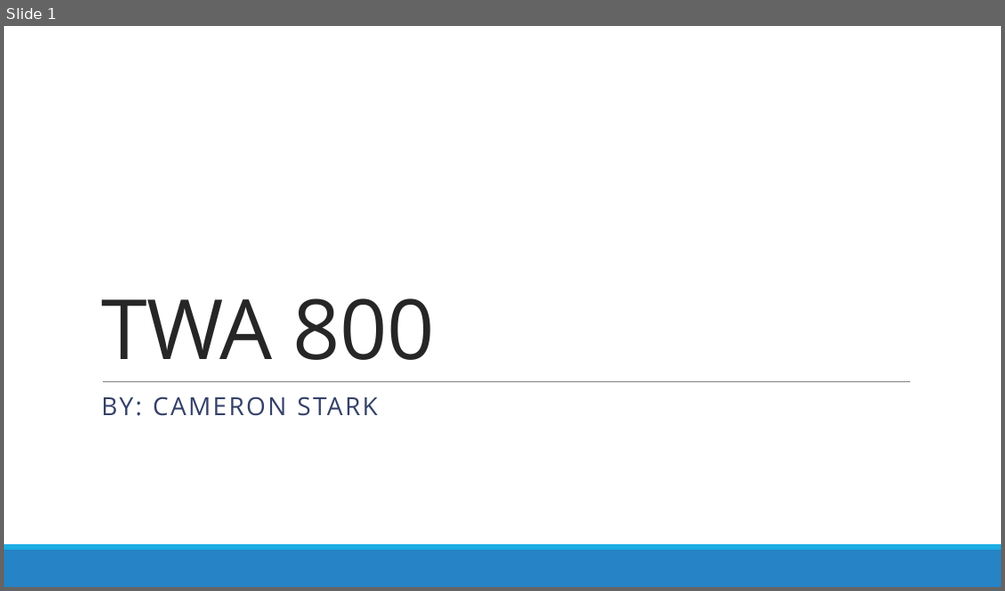
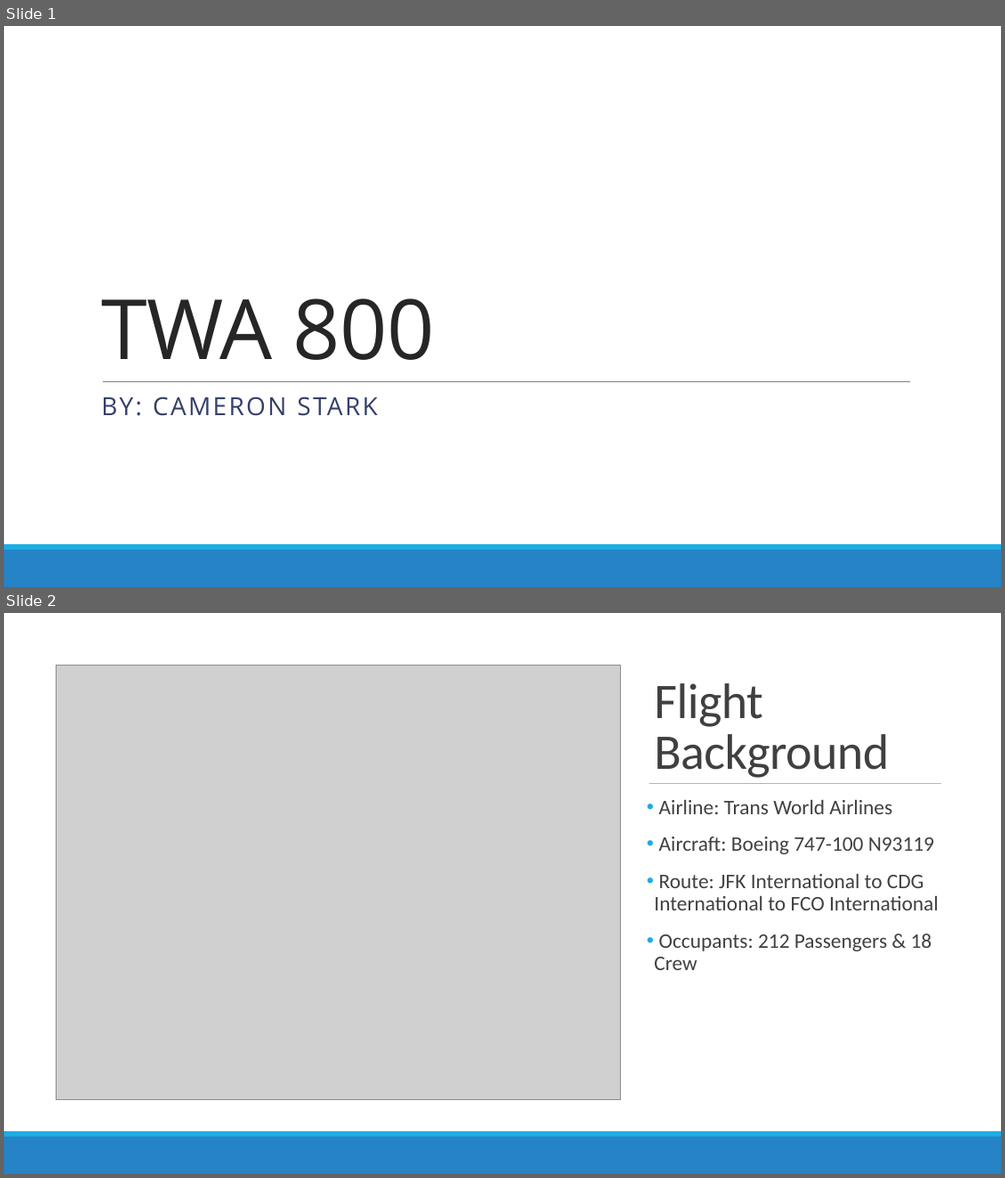
Before and after one commit to starkc1/Fall_2019, a slide deck: CEC300/Stark_Presentation.pptx. Shown one above the other, each under a label of ours: slide 1 before the commit, slides 1 and 2 after it. The pictures are 1005x591 and 1005x1178 pixels, drawn with LibreOffice and Linux fonts; fonts in the diff are those of the drawing; grey boxes stand for pictures. Boxes give left, top, right and bottom in pixels: in the first picture for what was removed or moved away, otherwise in the second. Text is boxed around its words. In the diff, an @@ line names an element or a change of style, - is before the commit and + after.

```diff
--- a/CEC300/Stark_Presentation.pptx
+++ b/CEC300/Stark_Presentation.pptx
@@ slide 2 added at [4,613,1001,1174], background #FFFFFF @@
@@ rectangle added at [4,613,1001,1131], fill #FFFFFF @@
@@ picture added at [56,666,621,1100] @@
@@ title added at [654,683,889,778], 48 pt, text #404040 @@
+Flight Background
@@ line added from (649, 784) to (941, 784), #808080 0.5 pt @@
@@ text added at [654,800,938,970], 20 pt, text #404040 @@
+• Airline: Trans World Airlines
+• Aircraft: Boeing 747-100 N93119
+• Route: JFK International to CDG International to FCO International
+• Occupants: 212 Passengers & 18 Crew
@@ rectangle added at [4,1131,1001,1136], fill #1CADE4 @@
@@ rectangle added at [4,1136,1001,1174], fill #2683C6 @@
```
Also in this commit, not shown: 2 other slides added, 5 other files.
